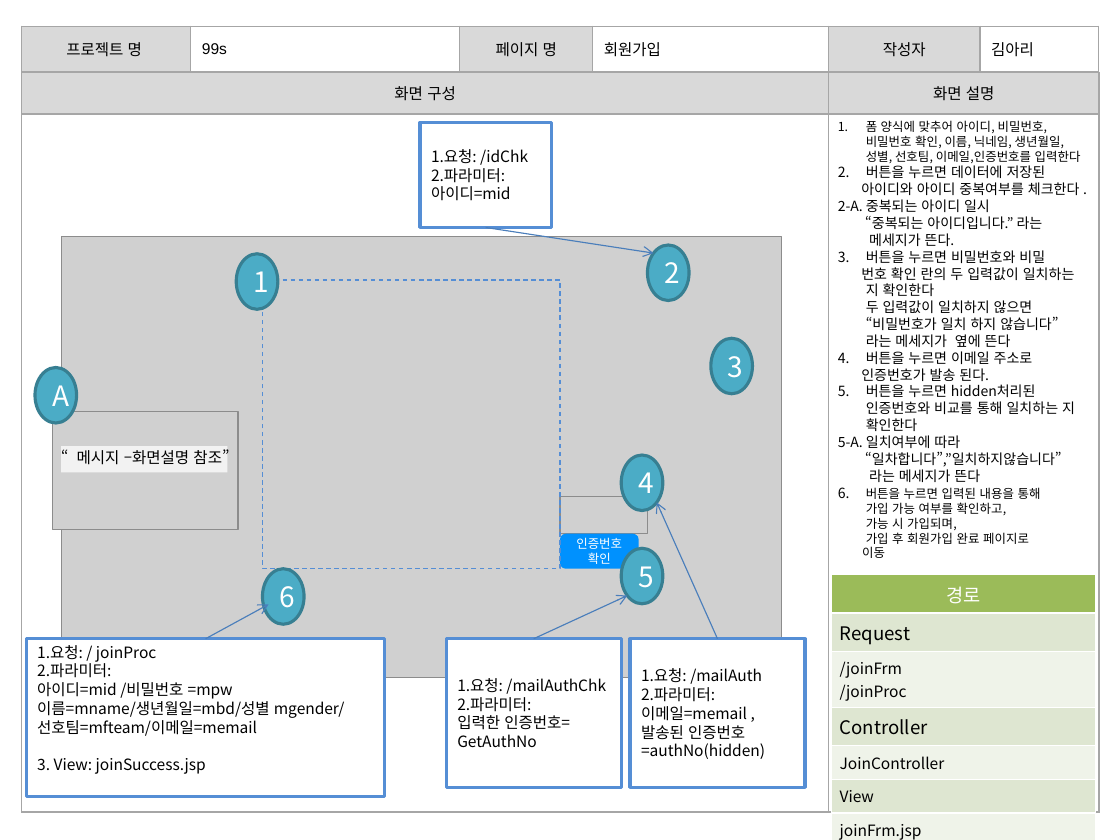
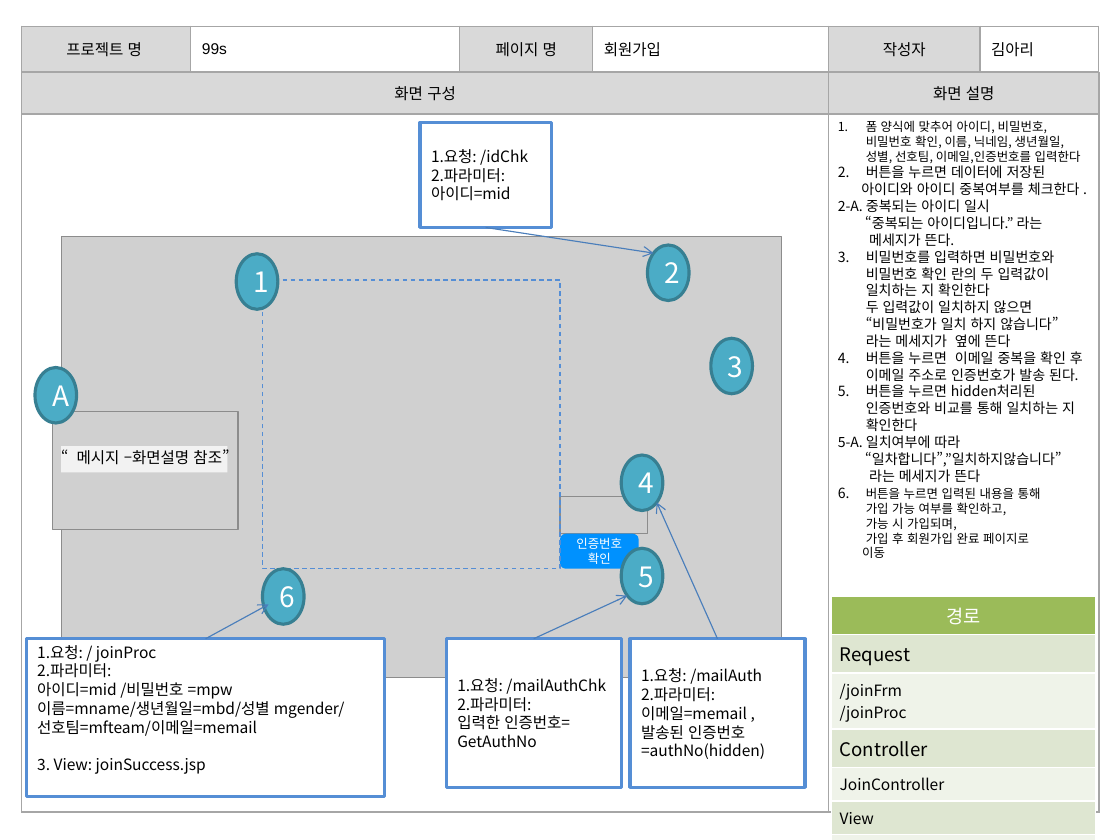
Before and after one commit to banana1531/ggs, a slide deck: slide 1 of doc/0.공용폴더/07 스토리보드/스토리보드 - 로그인관련.pptx (slide 3 before the commit). Drawn at 1120x840 pixels with LibreOffice and Linux fonts; fonts in the diff are those of the drawing; grey boxes stand for pictures. Boxes give left, top, right and bottom in pixels: in the first picture for what was removed or moved away, otherwise in the second. Text is boxed around its words. In the diff, an @@ line names an element or a change of style, - is before the commit and + after.

```diff
--- a/doc/0.공용폴더/07 스토리보드/스토리보드 - 로그인관련.pptx
+++ b/doc/0.공용폴더/07 스토리보드/스토리보드 - 로그인관련.pptx
@@ text at box(866, 250, 1055, 296): text changed @@
-3. 버튼을 누르면 비밀번호와 비밀
-번호 확인 란의 두 입력값이 일치하는 지 확인한다
+3. 비밀번호를 입력하면 비밀번호와 비밀번호 확인 란의 두 입력값이 일치하는 지 확인한다
@@ text at box(866, 351, 1083, 381): text changed @@
-4. 버튼을 누르면 이메일 주소로
-인증번호가 발송 된다.
+4. 버튼을 누르면 이메일 중복을 확인 후 이메일 주소로 인증번호가 발송 된다.
@@ table: place and size @@
-table at box(831, 575, 1095, 840)
+table at box(831, 596, 1095, 834)
```
Also in this commit, not shown: 3 other slides changed, 2 slides removed, 6 other files.
